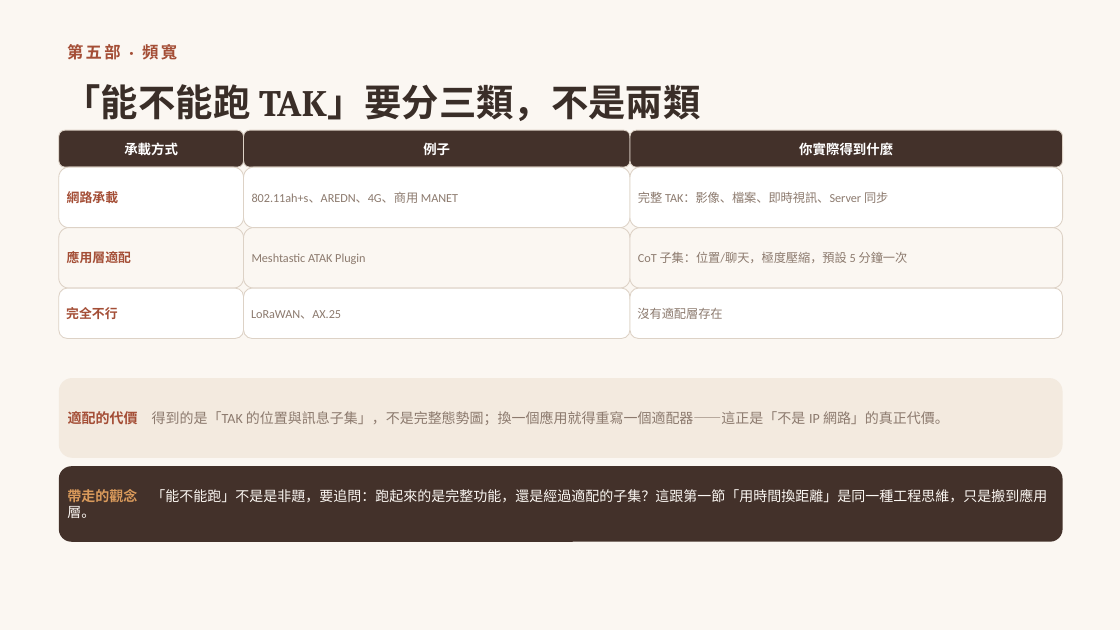
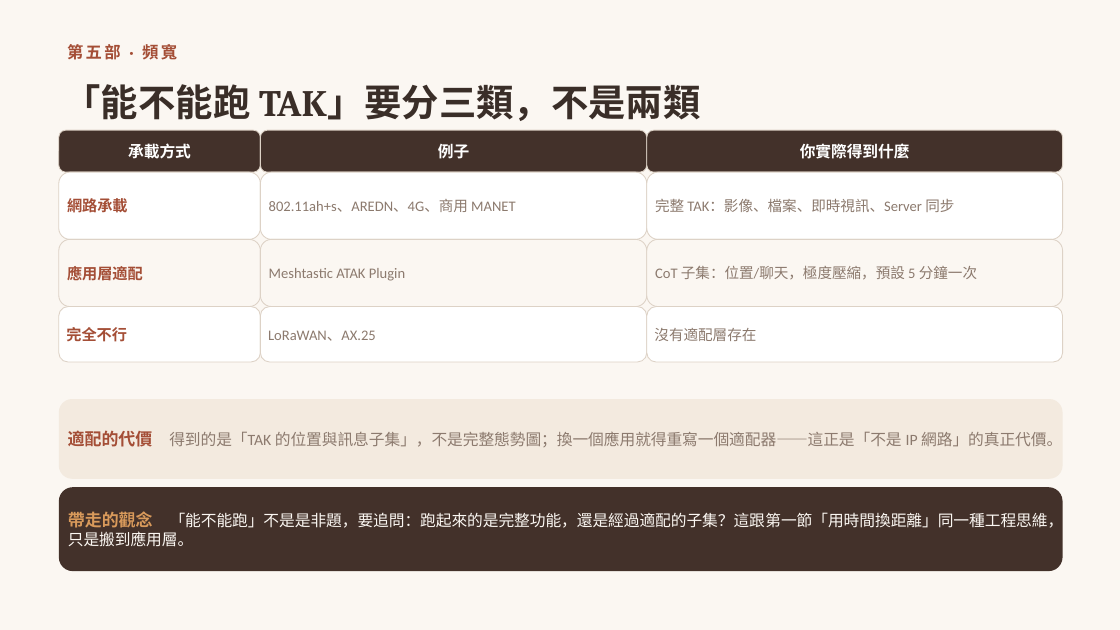
Before and after one commit to winson3QQ/Radio-Advanced, a slide deck: slide 15 of 投影片/進階無線電_第二節_無線科技分層解析.pptx (slide 16 before the commit). Drawn at 1120x630 pixels with LibreOffice and Linux fonts; fonts in the diff are those of the drawing. Boxes give left, top, right and bottom in pixels: in the first picture for what was removed or moved away, otherwise in the second. Text is boxed around its words. In the diff, an @@ line names an element or a change of style, - is before the commit and + after.

```diff
--- a/投影片/進階無線電_第二節_無線科技分層解析.pptx
+++ b/投影片/進階無線電_第二節_無線科技分層解析.pptx
@@ size 11.5 to 13.5 pt in 3 elements at bbox=[260, 130, 647, 172], bbox=[647, 130, 1063, 172], bbox=[59, 130, 260, 172] @@
@@ rounded rectangle "承載方式": place and size @@
-rounded rectangle "承載方式" at bbox=[59, 130, 244, 167]
+rounded rectangle "承載方式" at bbox=[59, 130, 260, 172]
@@ rounded rectangle "例子": place and size @@
-rounded rectangle "例子" at bbox=[244, 130, 630, 167]
+rounded rectangle "例子" at bbox=[260, 130, 647, 172]
@@ rounded rectangle "你實際得到什麼": place and size @@
-rounded rectangle "你實際得到什麼" at bbox=[630, 130, 1063, 167]
+rounded rectangle "你實際得到什麼" at bbox=[647, 130, 1063, 172]
@@ rounded rectangle "網路承載": place and size @@
-rounded rectangle "網路承載" at bbox=[59, 167, 244, 228]
+rounded rectangle "網路承載" at bbox=[59, 172, 260, 239]
@@ rounded rectangle "802.11ah+s、AREDN、4G、商用 MANET": place and size @@
-rounded rectangle "802.11ah+s、AREDN、4G、商用 MANET" at bbox=[244, 167, 630, 228]
+rounded rectangle "802.11ah+s、AREDN、4G、商用 MANET" at bbox=[260, 172, 647, 239]
@@ rounded rectangle "完整 TAK：影像、檔案、即時視訊、Server 同步": place and size @@
-rounded rectangle "完整 TAK：影像、檔案、即時視訊、Server 同步" at bbox=[630, 167, 1063, 228]
+rounded rectangle "完整 TAK：影像、檔案、即時視訊、Server 同步" at bbox=[647, 172, 1063, 239]
@@ rounded rectangle "應用層適配": place and size @@
-rounded rectangle "應用層適配" at bbox=[59, 228, 244, 288]
+rounded rectangle "應用層適配" at bbox=[59, 239, 260, 307]
@@ rounded rectangle "Meshtastic ATAK Plugin": place and size @@
-rounded rectangle "Meshtastic ATAK Plugin" at bbox=[244, 228, 630, 288]
+rounded rectangle "Meshtastic ATAK Plugin" at bbox=[260, 239, 647, 307]
@@ rounded rectangle "CoT 子集：位置/聊天，極度壓縮，預設 5 分鐘一次": place and size @@
-rounded rectangle "CoT 子集：位置/聊天，極度壓縮，預設 5 分鐘一次" at bbox=[630, 228, 1063, 288]
+rounded rectangle "CoT 子集：位置/聊天，極度壓縮，預設 5 分鐘一次" at bbox=[647, 239, 1063, 307]
@@ size 11 to 13 pt in 3 elements at bbox=[59, 172, 260, 239], bbox=[59, 239, 260, 307], bbox=[59, 307, 260, 362] @@
@@ rounded rectangle "完全不行": place and size @@
-rounded rectangle "完全不行" at bbox=[59, 288, 244, 339]
+rounded rectangle "完全不行" at bbox=[59, 307, 260, 362]
@@ size 10.5 to 12.5 pt in 6 elements at bbox=[260, 172, 647, 239], bbox=[647, 172, 1063, 239], bbox=[647, 239, 1063, 307], bbox=[260, 239, 647, 307], bbox=[647, 307, 1063, 362], bbox=[260, 307, 647, 362] @@
@@ rounded rectangle "LoRaWAN、AX.25": place and size @@
-rounded rectangle "LoRaWAN、AX.25" at bbox=[244, 288, 630, 339]
+rounded rectangle "LoRaWAN、AX.25" at bbox=[260, 307, 647, 362]
@@ rounded rectangle "沒有適配層存在": place and size @@
-rounded rectangle "沒有適配層存在" at bbox=[630, 288, 1063, 339]
+rounded rectangle "沒有適配層存在" at bbox=[647, 307, 1063, 362]
@@ rounded rectangle "適配的代價 得到的是「TAK 的位置與訊息子集」，不是完整態勢圖；換一個應用就得重寫一個適配器——這正是「不是 IP 網 ...": place and size @@
-rounded rectangle "適配的代價 得到的是「TAK 的位置與訊息子集」，不是完整態勢圖；換一個應用就得重寫一個適配器——這正是「不是 IP 網 ..." at bbox=[59, 378, 1063, 458]
+rounded rectangle "適配的代價 得到的是「TAK 的位置與訊息子集」，不是完整態勢圖；換一個應用就得重寫一個適配器——這正是「不是 IP 網 ..." at bbox=[59, 399, 1063, 479]
@@ rounded rectangle "適配的代價 得到的是「TAK 的位置與訊息子集」，不是完整態勢圖；換一個應用就得重寫一個適配器——這正是「不是 IP 網 ..." at bbox=[59, 399, 1063, 479]: size 12 to 14.5 pt in "適配的代價"; size 12 to 13.5 pt @@
@@ rounded rectangle "帶走的觀念 「能不能跑」不是是非題，要追問：跑起來的是完整功能，還是經過適配的子集？這跟第一節「用時間換距離」同一種工程 ...": place and size @@
-rounded rectangle "帶走的觀念 「能不能跑」不是是非題，要追問：跑起來的是完整功能，還是經過適配的子集？這跟第一節「用時間換距離」同一種工程 ..." at bbox=[59, 466, 1063, 542]
+rounded rectangle "帶走的觀念 「能不能跑」不是是非題，要追問：跑起來的是完整功能，還是經過適配的子集？這跟第一節「用時間換距離」同一種工程 ..." at bbox=[59, 487, 1063, 571]
@@ text in rounded rectangle at bbox=[68, 510, 1064, 547]: text changed; size 12 to 13.5 pt @@
-帶走的觀念 「能不能跑」不是是非題，要追問：跑起來的是完整功能，還是經過適配的子集？這跟第一節「用時間換距離」是同一種工程思維，只是搬到應用層。
+帶走的觀念 「能不能跑」不是是非題，要追問：跑起來的是完整功能，還是經過適配的子集？這跟第一節「用時間換距離」同一種工程思維，只是搬到應用層。
```
Also in this commit, not shown: 23 other slides changed, 1 slide added, 2 slides removed.
